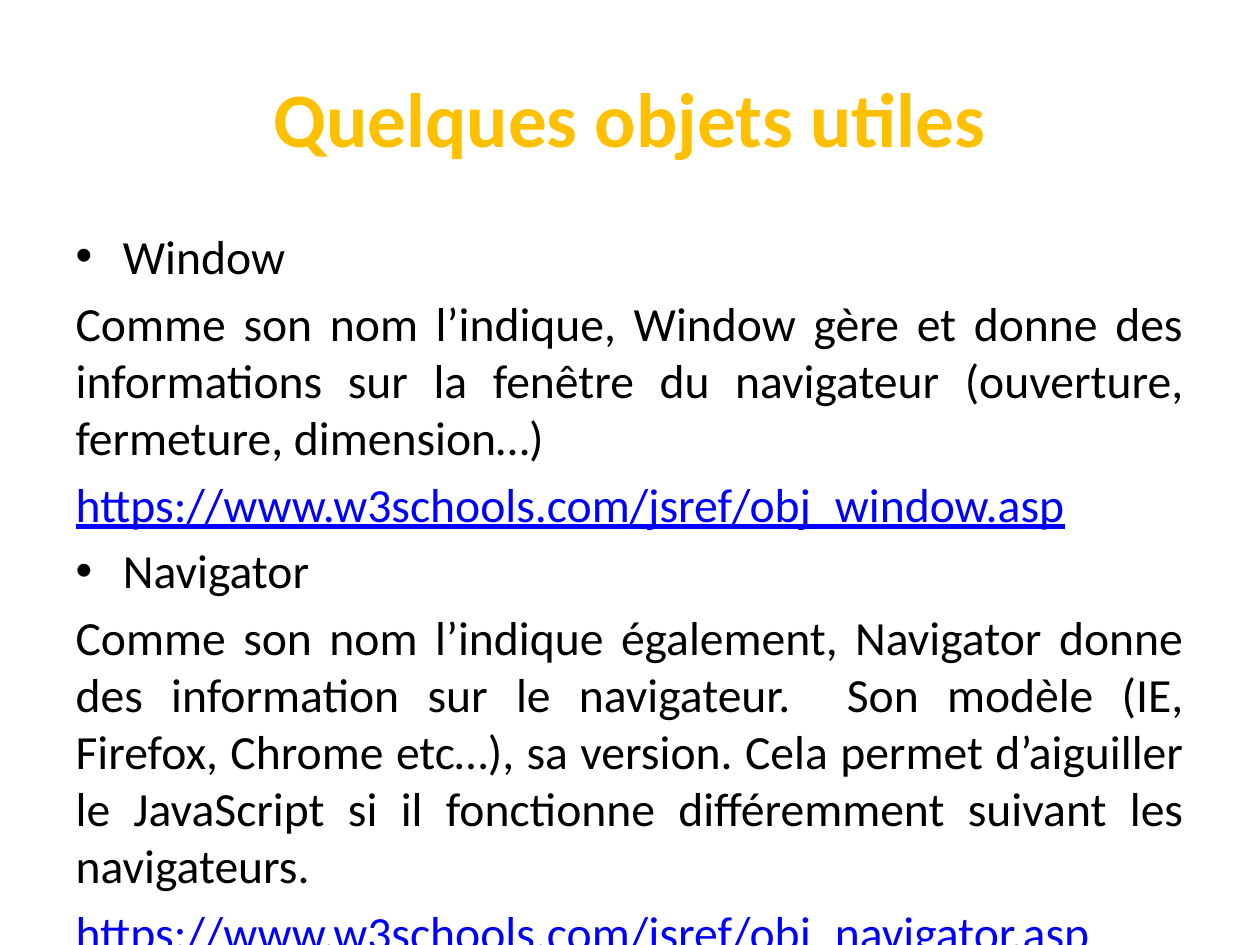
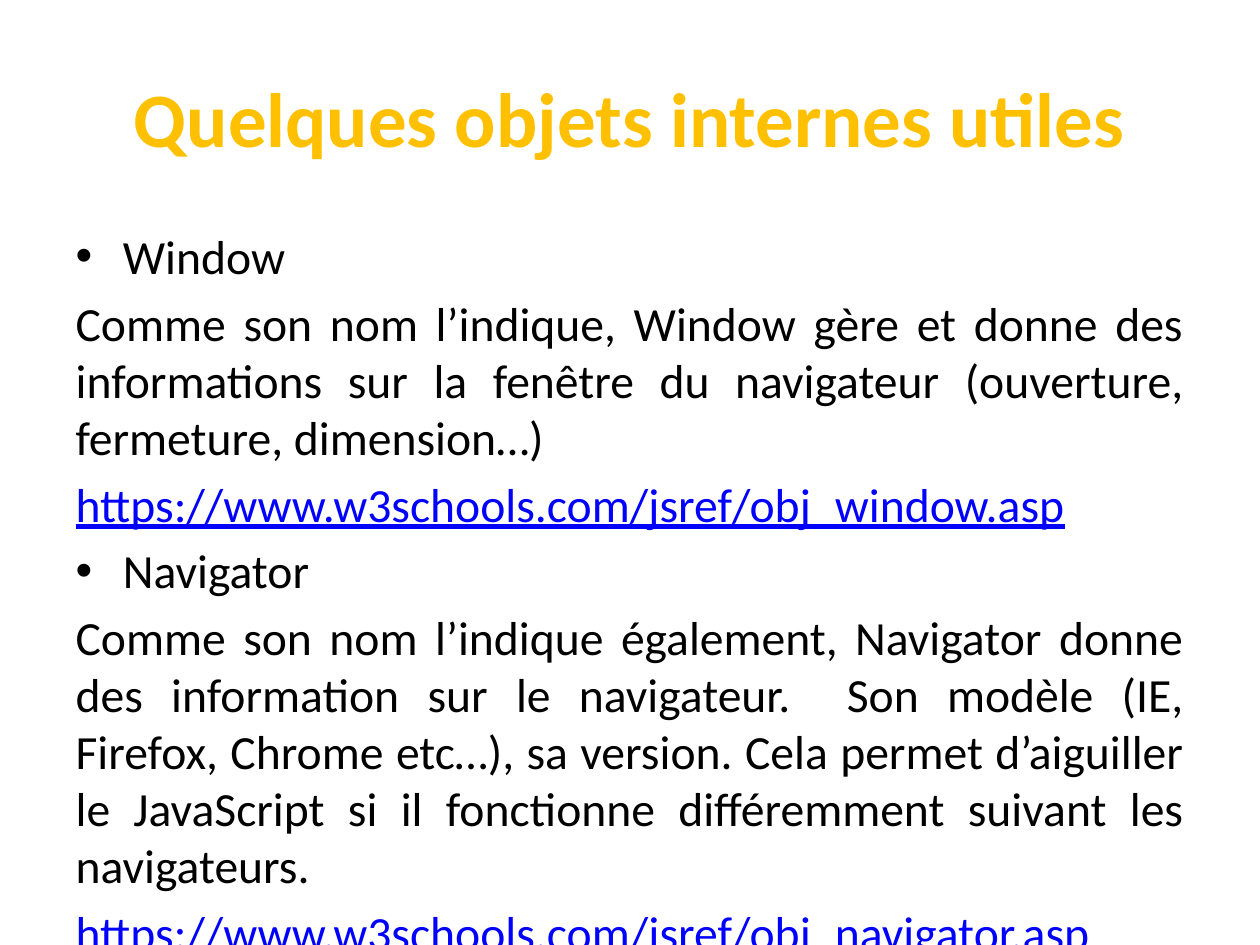
Before and after one commit to codeRoomMarseille/JavaScript_20180914, a slide deck: slide 22 of javascript.pptx. Drawn at 1260x945 pixels with LibreOffice and Linux fonts; fonts in the diff are those of the drawing. Boxes give left, top, right and bottom in pixels: in the first picture for what was removed or moved away, otherwise in the second. Text is boxed around its words. In the diff, an @@ line names an element or a change of style, - is before the commit and + after.

```diff
--- a/javascript.pptx
+++ b/javascript.pptx
@@ title at (134, 93, 1125, 160): text changed @@
-Quelques objets utiles
+Quelques objets internes utiles
```
Also in this commit, not shown: 11 other slides changed.
